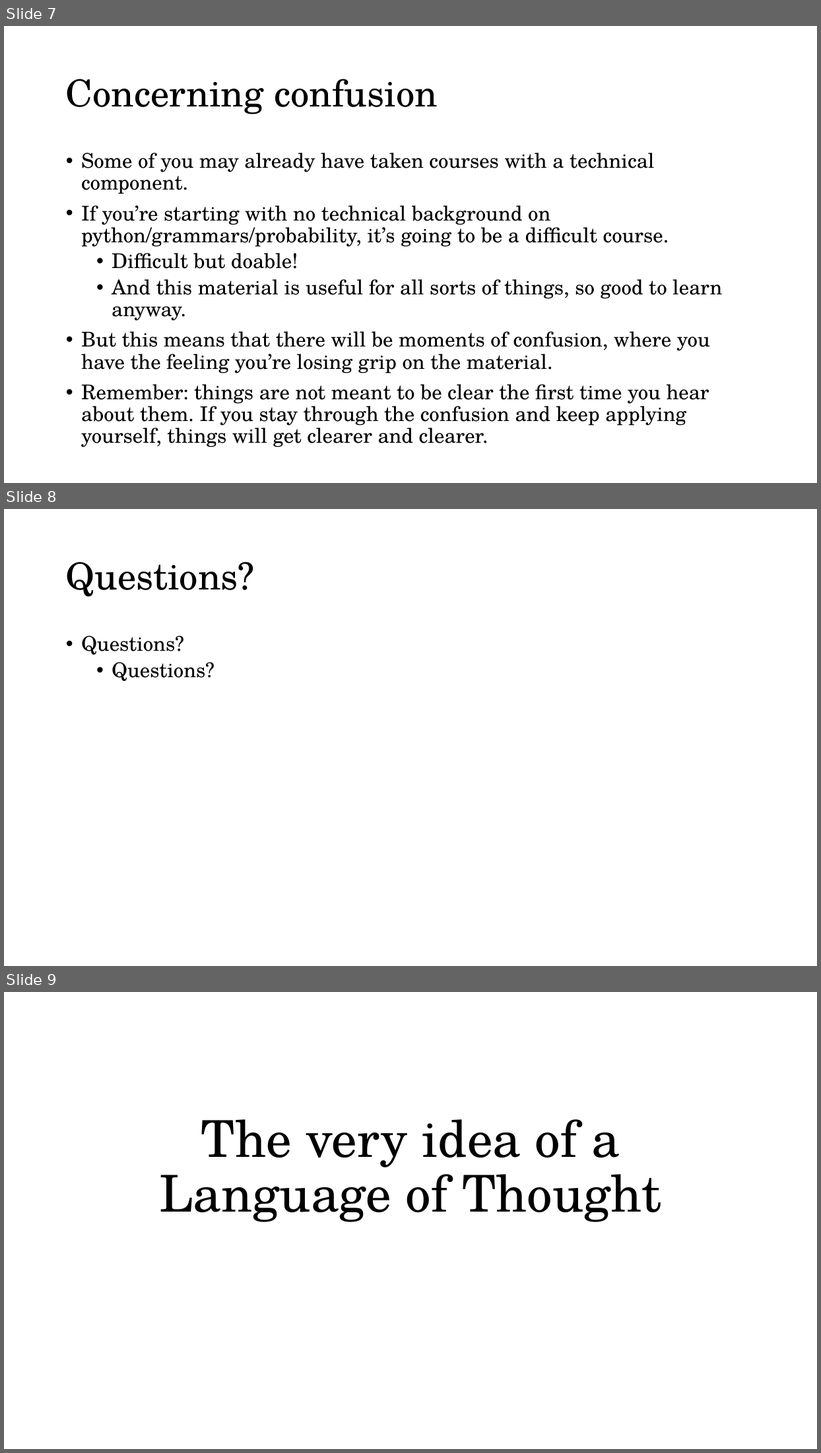
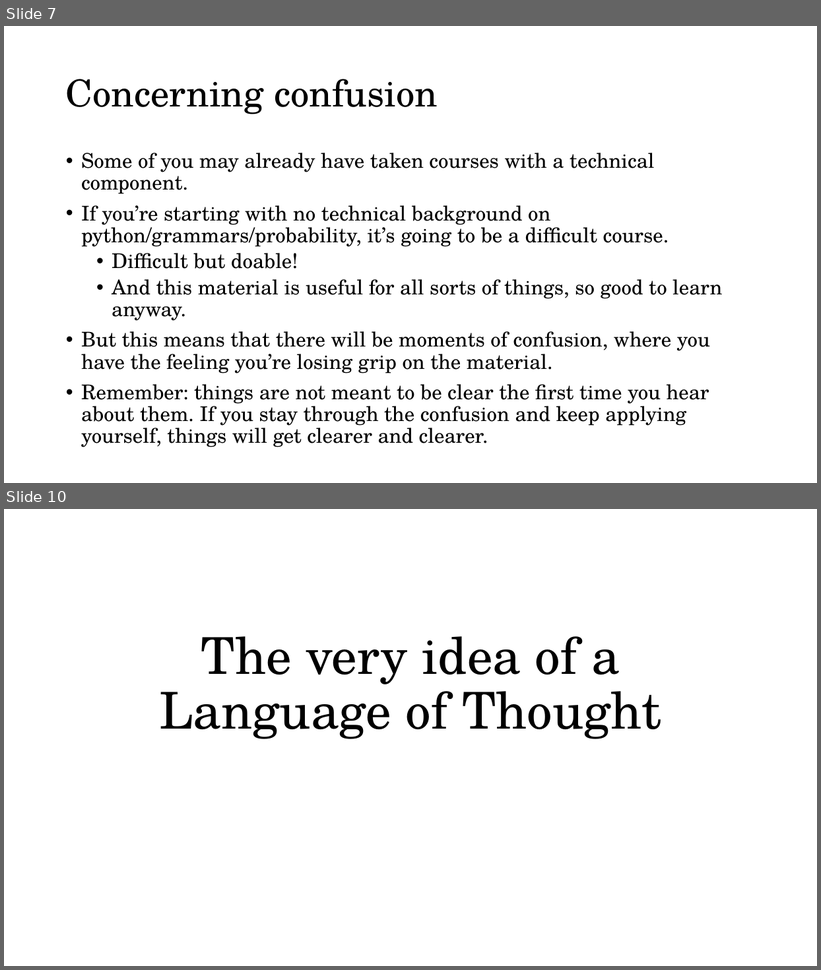
Before and after one commit to thelogicalgrammar/pLoT_course, a slide deck: book/lectures/1_introduction.pptx. Shown one above the other, each under a label of ours: slides 7, 8 and 9 before the commit, slides 7 and 10 after it; the slides between them are not shown. The pictures are 821x1453 and 821x970 pixels, drawn with LibreOffice and Linux fonts; fonts in the diff are those of the drawing; background and template pictures are left out. Boxes give left, top, right and bottom in pixels: in the first picture for what was removed or moved away, otherwise in the second. Text is boxed around its words. In the diff, an @@ line names an element or a change of style, - is before the commit and + after.

```diff
--- a/book/lectures/1_introduction.pptx
+++ b/book/lectures/1_introduction.pptx
@@ slide 8 removed at bbox=[4, 509, 817, 966], background #FFFFFF @@
@@ title removed at bbox=[66, 562, 255, 597] @@
-Questions?
@@ text removed at bbox=[81, 636, 215, 681] @@
-• Questions?
-  • Questions?
@@ what was slide 9 is now slide 10 @@
```
Also in this commit, not shown: 7 slides changed, 3 slides added, 29 other files.
